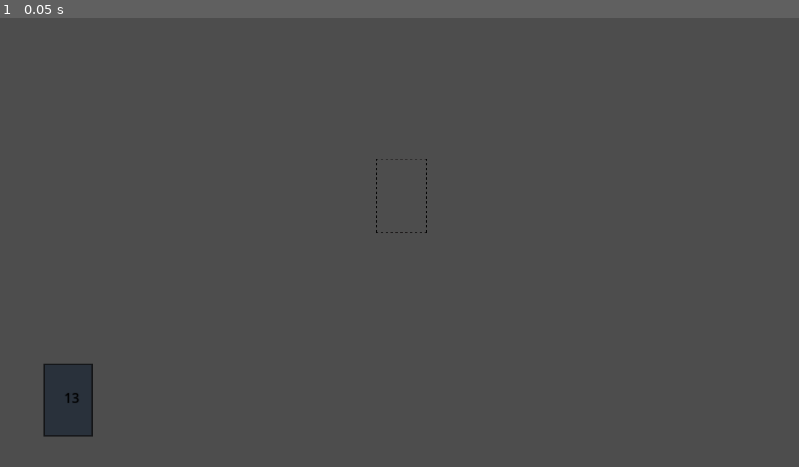
Above: before the commit, frame 1.
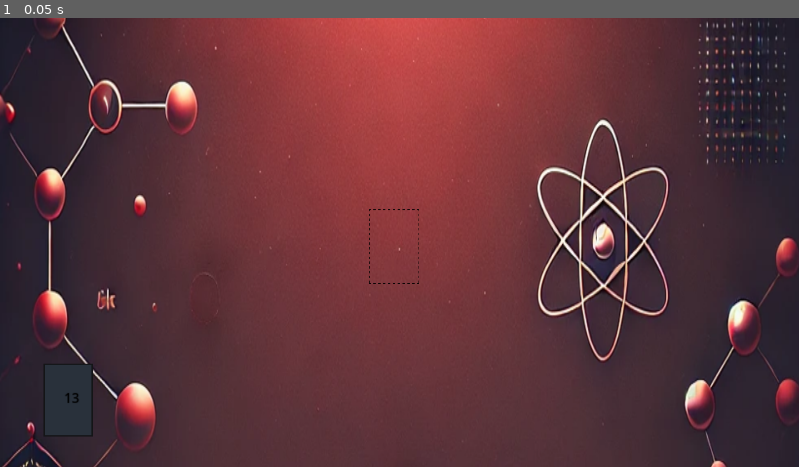
Above: after the commit, the same moment.

Repository: alir1013/elementalist-draft-1
Game: Godot game, scene res://Scenes/Main.tscn
The game is run twice, just before and just after one commit, with the same random seed, the same clock (stepped at 60 frames per second) and the same inputs.
Inputs:
- Up to frame 1 (0.05 s): no input

The runs differ from the first frame. In frame 1, 97% of the frame differs, in the area x 0-100%, y 0-100%.

Commit message:
First Commit

Diff:
--- a/Scenes/Card.tscn
+++ b/Scenes/Card.tscn
@@ -11,7 +11,7 @@
 script = ExtResource("1_r3m8r")
 
 [node name="CardImage" type="Sprite2D" parent="."]
-z_index = -1
+z_index = -2
 position = Vector2(-3.8147e-06, 1.52588e-05)
 scale = Vector2(0.484615, 0.534483)
 texture = ExtResource("2_gomfo")
--- a/Scenes/Main.tscn
+++ b/Scenes/Main.tscn
@@ -1,6 +1,7 @@
-[gd_scene load_steps=6 format=3 uid="uid://d4nkkax1cnx3d"]
+[gd_scene load_steps=7 format=3 uid="uid://d4nkkax1cnx3d"]
 
 [ext_resource type="Script" path="res://Scripts/CardManager.gd" id="1_6l7x1"]
+[ext_resource type="Texture2D" uid="uid://ujoc3td3dg0g" path="res://Elementalist Game Assets/Picture1.png" id="1_j1o43"]
 [ext_resource type="Script" path="res://Scripts/PlayerHand.gd" id="3_k7oey"]
 [ext_resource type="PackedScene" uid="uid://x7v358ohfdyx" path="res://Scenes/CardSlot.tscn" id="3_uxtwi"]
 [ext_resource type="PackedScene" uid="uid://buu601f1u33y2" path="res://Scenes/Deck.tscn" id="4_5385a"]
@@ -9,16 +10,23 @@
 [node name="Main" type="Node2D"]
 position = Vector2(-1, 12)
 
+[node name="Background" type="Sprite2D" parent="."]
+z_index = -2
+position = Vector2(969, 541)
+scale = Vector2(2.00199, 3.24324)
+texture = ExtResource("1_j1o43")
+
 [node name="CardManager" type="Node2D" parent="."]
 script = ExtResource("1_6l7x1")
 
 [node name="CardSlot" parent="." instance=ExtResource("3_uxtwi")]
-position = Vector2(965, 417)
+position = Vector2(947, 539)
 
 [node name="PlayerHand" type="Node2D" parent="."]
 script = ExtResource("3_k7oey")
 
 [node name="Deck" parent="." instance=ExtResource("4_5385a")]
+z_index = 3
 
 [node name="InputManager" type="Node2D" parent="."]
 position = Vector2(7, 7)
--- a/Scripts/Deck.gd
+++ b/Scripts/Deck.gd
@@ -15,6 +15,11 @@
 
 
 func draw_card():
+
+	if $"../PlayerHand".player_hand.size() >= 6:
+		return
+
+
 	var card_drawn_name = player_deck[0]
 	player_deck.erase(card_drawn_name)
 
@@ -25,6 +30,7 @@
 		$RichTextLabel.visible = false
 
 	$RichTextLabel.text = str(player_deck.size())
+
 	var card_scene = preload(CARD_SCENE_PATH)
 	var new_card = card_scene.instantiate()
 	var card_image_path = str("res://Elementalist Game Assets/Cards/" + card_drawn_name + "Card.png")
--- a/Scripts/PlayerHand.gd
+++ b/Scripts/PlayerHand.gd
@@ -5,15 +5,13 @@
 const HAND_Y_POSITION = 890
 const DEFAULT_CARD_MOVE_SPEED = 0.1
 
+
 var player_hand = []
 var center_screen_x
 
 # Called when the node enters the scene tree for the first time.
 func _ready() -> void:
 	center_screen_x = get_viewport().size.x / 2
-
-
-
 
 
 func add_card_to_hand(card, speed):
Binary file added: Elementalist Game Assets/Picture1.png
Not shown, added: Elementalist Game Assets/Picture1.png.import
